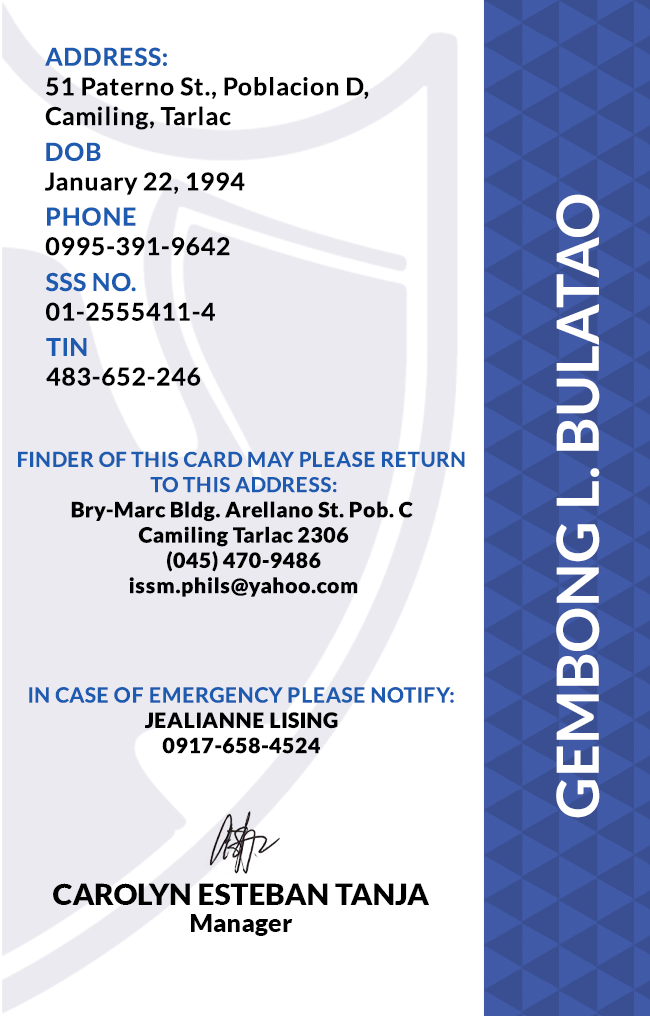
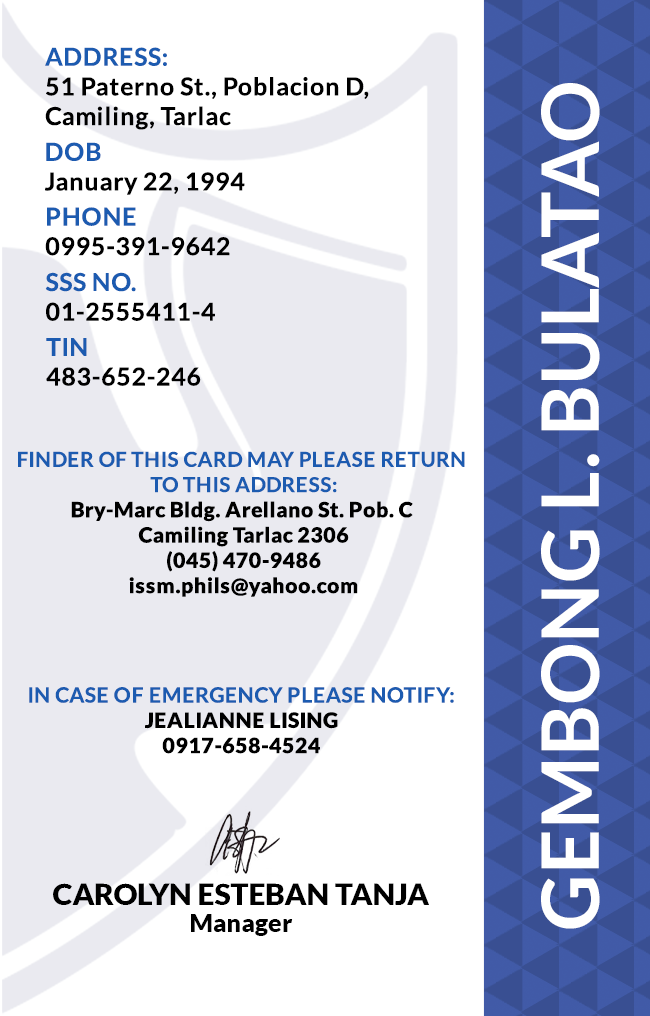
Layer changes from the first 650x1016 image to the second:
painted on "GEMBONG L. BULATAO" over 541, 83, 600, 929
